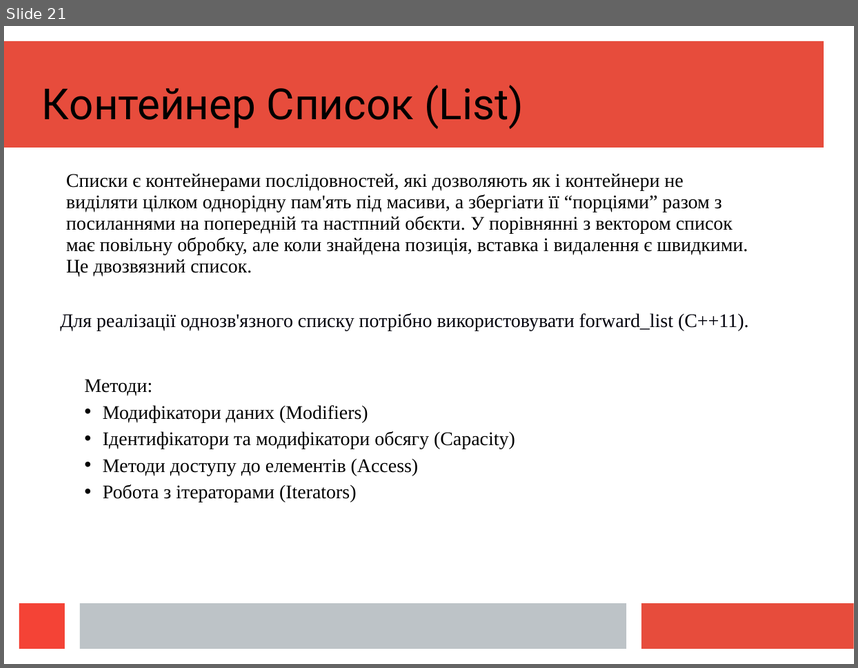
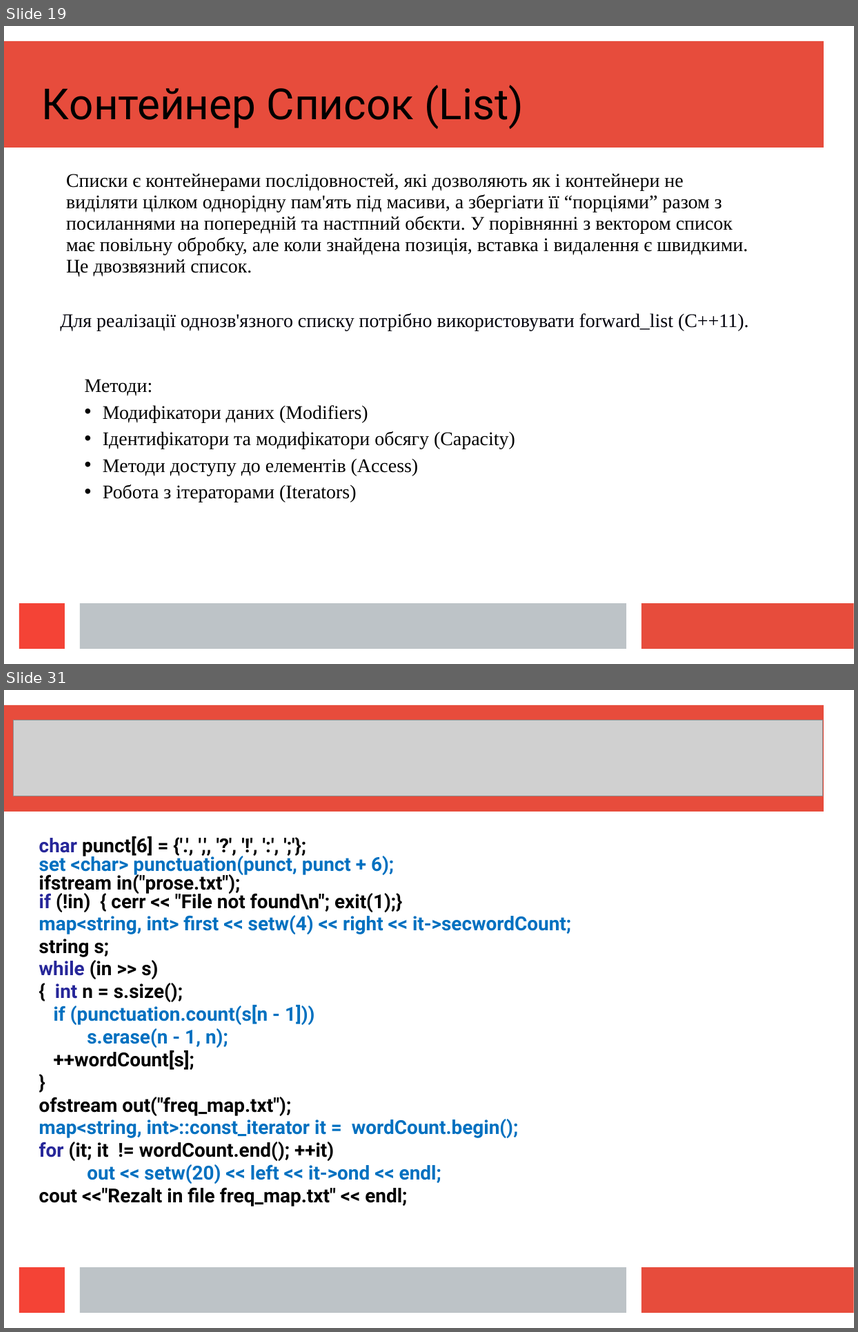
Before and after one commit to mecchmatProjects/CppCourse, a slide deck: Lect12_2/CppUkrTutor12_2.ppt. Shown one above the other, each under a label of ours: slide 21 before the commit, slides 19 and 31 after it; the slides between them are not shown. The pictures are 858x668 and 858x1332 pixels, drawn with LibreOffice and Linux fonts; fonts in the diff are those of the drawing; grey boxes stand for pictures. Boxes give left, top, right and bottom in pixels: in the first picture for what was removed or moved away, otherwise in the second. Text is boxed around its words. In the diff, an @@ line names an element or a change of style, - is before the commit and + after.

```diff
--- a/Lect12_2/CppUkrTutor12_2.ppt
+++ b/Lect12_2/CppUkrTutor12_2.ppt
@@ slide 31 added at (x1=4, y1=690, x2=854, y2=1328), background #FFFFFF; not listed: 4 template elements that a slide beside it also shows @@
@@ picture added at (x1=13, y1=720, x2=823, y2=796) @@
@@ free added at (x1=32, y1=834, x2=780, y2=1234), 18 pt, text #000000, bold @@
+char punct[6] = {'.', ',', '?', '!', ':', ';'};
+set <char> punctuation(punct, punct + 6);
+ifstream in("prose.txt");
+if (!in) { cerr << "File not found\n"; exit(1);}
+map<string, int> first << setw(4) << right << it->secwordCount;
+string s;
+while (in >> s)
+{ int n = s.size();
+if (punctuation.count(s[n - 1]))
+s.erase(n - 1, n);
+++wordCount[s];
+}
+ofstream out("freq_map.txt");
+map<string, int>::const_iterator it = wordCount.begin();
+for (it; it != wordCount.end(); ++it)
+out << setw(20) << left << it->ond << endl;
+cout <<"Rezalt in file freq_map.txt" << endl;
@@ what was slide 21 is now slide 19 @@
```
Also in this commit, not shown: 7 slides changed, 9 other slides added, 3 slides removed, 3 other files.
